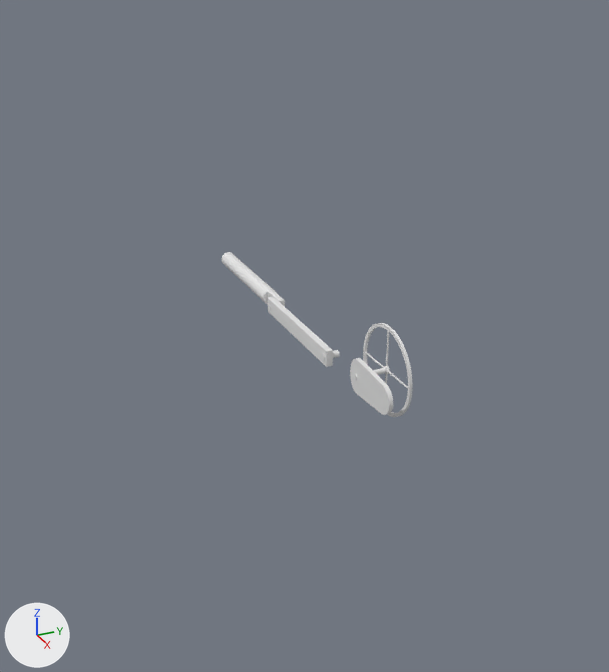
Before and after pictures for a commit that changed the Blender file crank_engine.blend.
Camera for both pictures: a 50 mm lens placed at (36.2, -13.4, 14.5), pointed at (5.3, 0.5, -1.0). Every picture has the same lights, and +X, +Y and +Z are marked at lower left.
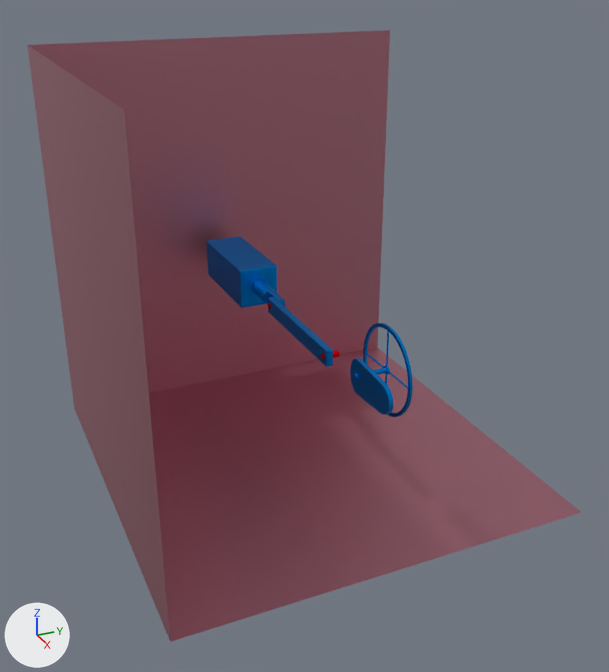
The newer file is also turned or shifted as a whole; pictures and numbers use the older file's frame.

Changed parts and their boxes [x1, y1, x2, y2] in the pictures (609 x 672 px):
'stage', added: after [27, 30, 582, 642]
'Cube.001', added (blue): after [207, 236, 277, 308]
'Circle', recoloured (grey to blue): [350, 358, 393, 415] in both
'Cube', recoloured (white to blue): [268, 297, 333, 367] in both
'Cylinder', recoloured (white to blue): [222, 252, 285, 307] in both
'Cylinder.003', recoloured (grey to blue): [354, 323, 413, 417] in both

The change, as a diff of the scene's bpy script:
```diff
--- a/crank_engine.blend.py
+++ b/crank_engine.blend.py
@@ mat_material @@
+mat_material = principled_material('Material')
+mat_material.base_color = (0.0, 0.269, 0.8)  # blue #008ee7
+mat_material.metallic = 1.0
@@ mat_material_006 @@
+mat_material_006 = principled_material('Material.006')
+mat_material_006.base_color = (0.56, 0.231, 0.293)  # pink #c58493
+mat_material_006.metallic = 1.0
@@ me_cylinder @@
 me_cylinder.from_pydata(...)  # 74 vertices, 46 faces; spans x -0.36..0.36, y -0.36..0.36, z -3.19..4.01
+me_cylinder.materials.append(mat_material)  # blue #008ee7
@@ me_cube_001 @@
 me_cube_001.from_pydata(...)  # 24 vertices, 26 faces; spans x -1.0..22.8, y -1.0..1.0, z -1.0..1.0
+me_cube_001.materials.append(mat_material)  # blue #008ee7
@@ me_circle @@
 me_circle.from_pydata(...)  # 64 vertices, 38 faces; spans x -0.35..3.23, y -0.87..0.87, z -0.26..-0.05
+me_circle.materials.append(mat_material)  # blue #008ee7
@@ me_cylinder_003 @@
 me_cylinder_003.from_pydata(...)  # 384 vertices, 294 faces; spans x 0.73..14.61, y -6.94..6.94, z -4.49..0.89
+me_cylinder_003.materials.append(mat_material)  # blue #008ee7
@@ me_cube_002 @@
+me_cube_002.from_pydata([(-1.0, -1.0, -1.0), (-1.0, -1.0, 1.0), (-1.0, 1.0, -1.0), (-1.0, 1.0, 1.0), (1.0, -1.0, -1.0), (1.0, -1.0, 1.0), (1.0, 1.0, -1.0)], [], [(0, 1, 3, 2), (4, 5, 1, 0), (2, 6, 4, 0)])
+me_cube_002.materials.append(mat_material_006)  # pink #c58493
@@ me_cube @@
+me_cube.from_pydata(...)  # 96 vertices, 97 faces; spans x -1.0..1.0, y -1.0..1.0, z -1.0..1.0
+me_cube.materials.append(mat_material)  # blue #008ee7
@@ ob_stage @@
+ob_stage = bpy.data.objects.new('stage', me_cube_002)
+ob_stage.location = (4.07, 0.93, 1.37)
+ob_stage.scale = (9.28, 9.28, 9.28)
@@ ob_cube_001 @@
+ob_cube_001 = bpy.data.objects.new('Cube.001', me_cube)
+ob_cube_001.location = (-1.29, 0.0, 0.0)
+ob_cube_001.scale = (2.53, 0.928, 0.928)
+_m = ob_cube_001.modifiers.new('Subdivision', 'SUBSURF')
+_m.levels = 3
+_m.render_levels = 3
```
